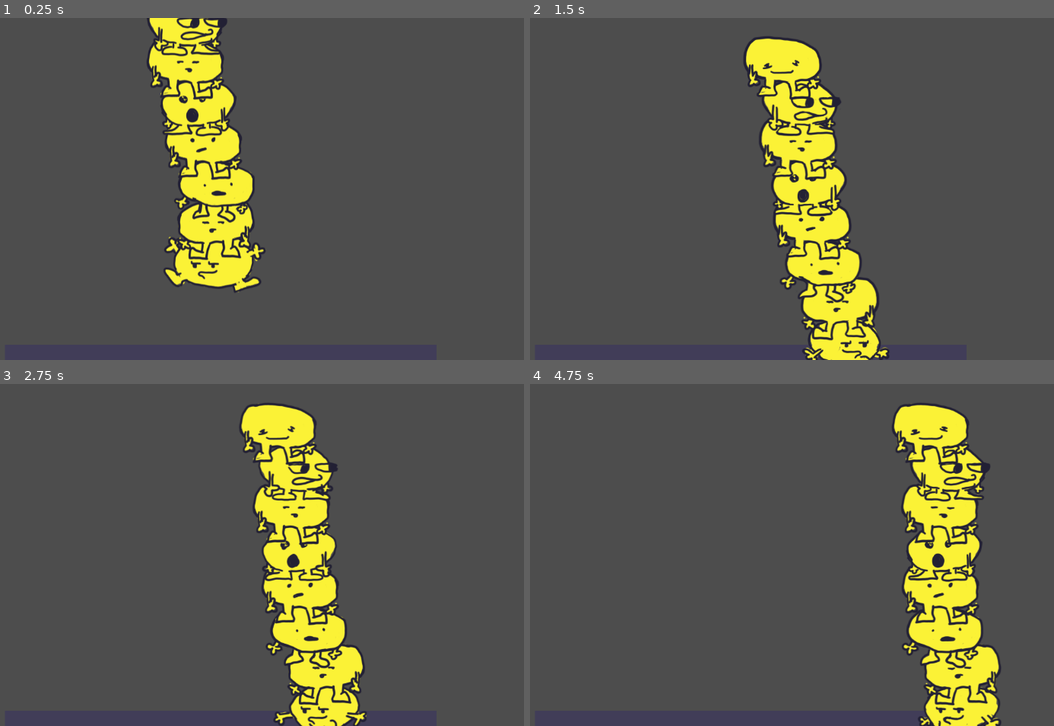
Above: before the commit, frames 1-4 (two rows, left to right).
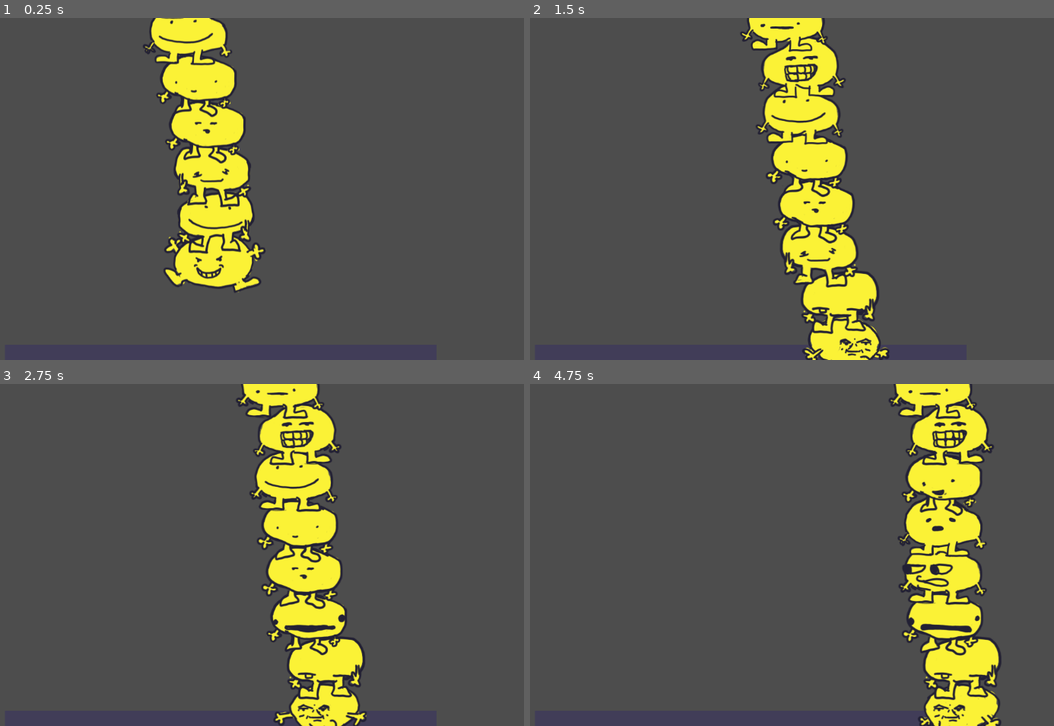
Above: after the commit, the same moments.

Repository: JCoMcL/ld56
Game: Godot game, scene res://level.tscn
Two runs of this game, one before a commit and one after it. Both use one fixed random seed, a clock stepped at 60 frames per second and the inputs below.
Inputs (mouse positions are in pixels of both pictures, inside the frame that each line leads up to):
- Up to frame 1 (0.25 s): no input
- Up to frame 2 (1.5 s): tap Enter (ui_accept) at 0.5, 0.77 s; move the mouse to (744, 308) at 0.52 s; press the mouse at (744, 308) at 0.53 s; hold D (go_right) from 0.53 s (still down); move the mouse to (807, 298) at 1.27 s; release the mouse at (807, 298) at 1.28 s; click (807, 298) at 1.35 s
- Up to frame 3 (2.75 s): tap Enter (ui_accept) at 1.52 s; move the mouse to (345, 623) at 2.02 s; release D (go_right) at 2.03 s; press the mouse at (345, 623) at 2.03 s; hold A (go_left) from 2.03 s (still down)
- Up to frame 4 (4.75 s): move the mouse to (833, 582) at 2.77 s; release A (go_left) at 2.78 s; release the mouse at (833, 582) at 2.78 s; hold D (go_right) 2.78-4.28 s; click (833, 582) at 2.85 s; tap Enter (ui_accept) at 3.02, 3.77, 4.52 s; move the mouse to (870, 544) at 3.52 s; press the mouse at (870, 544) at 3.53 s; move the mouse to (954, 503) at 4.27 s; release the mouse at (954, 503) at 4.28 s; hold A (go_left) from 4.28 s (still down); click (954, 503) at 4.35 s

The runs differ from the first frame. In frame 1, 6.3% of the frame differs, in the area x 27-49%, y 0-77%; in frame 2, 9.1%; in frame 3, 9.3%; in frame 4, 9.3%, in the area x 68-90%, y 0-100%.

Commit message:
add poke action back into the game

Diff:
--- /dev/null
+++ b/animationMaster.gd
@@ -0,0 +1,20 @@
+extends "res://animationSwitcher.gd"
+
+func pick_new_idle():
+	super.pick_new_idle()
+	$Face.pick_new_idle()
+
+func idle(pick_new: bool = false):
+	super.idle(pick_new)
+	$Face.idle(pick_new)
+
+func play_exclusive(s: StringName):
+	play(s)
+	$Face.visible = false
+
+func on_exclusive_finished():
+	$Face.visible = true
+
+func _ready() -> void:
+	animation_changed.connect(on_exclusive_finished)
+	super._ready()
--- a/animationSwitcher.gd
+++ b/animationSwitcher.gd
@@ -4,13 +4,20 @@
 @export var reserved_animations: Array[StringName] = []
 var rng = RandomNumberGenerator.new()
 
+func transition():
+	idle()
+
 var current_idle
+func pick_new_idle():
+	current_idle = idle_animations.pick_random()
+
 func idle(pick_new: bool = false):
 	if pick_new or not current_idle:
-		current_idle = idle_animations.pick_random()
+		pick_new_idle()
 	play(current_idle)
 
 func _ready() -> void:
+	animation_finished.connect(transition)
 	if not idle_animations.size():
 		for s in sprite_frames.get_animation_names():
 			if s not in reserved_animations:
--- a/click_detector.gd
+++ b/click_detector.gd
@@ -1,14 +1,24 @@
 extends Area2D
 
-signal on_nearby_click(target: CharacterBody2D)
+@export var enabled: bool = true
+
+signal nearby_click(target: Vector2)
 
 func inhibit():
+	#collision_layer = 0
 	input_pickable = false
+	enabled = false
 func enable():
+	collision_layer = 4
 	input_pickable = true
+	enabled = true
+
 func _ready():
-	collision_layer = 4
-	on_nearby_click.connect(debug_msg)
+	if enabled:
+		enable()
+	else:
+		inhibit()
+	nearby_click.connect(debug_msg)
 
-func debug_msg(target: CharacterBody2D):
-	get_parent().identify("Targeting {0}".format([target.label]))
+func debug_msg(target: Vector2):
+	get_parent().identify("Targeting {0}".format([target]))
--- a/guort.gd
+++ b/guort.gd
@@ -21,6 +21,7 @@
 func _ready() -> void:
 	landed.connect(on_stop)
 	stopped.connect(on_stop)
+	$ClickDetector.nearby_click.connect(on_nearby_click)
 	identify()
 
 func set_facing(direction: int):
@@ -60,8 +61,6 @@
 
 func idle(new_idle=false):
 	$Body.idle(new_idle)
-	$Body/Face.idle(new_idle)
-
 
 func bottom_behaviour(delta: float) -> void:
 	if not is_on_floor():
@@ -78,13 +77,19 @@
 	track_if_landed()
 	move_and_slide()
 
+func on_nearby_click(where: Vector2):
+	if where.y < 0:
+		poke_up()
+	else:
+		poke_down()
+
 func _physics_process(delta: float) -> void:
 	if down_neighbour == null:
 		bottom_behaviour(delta)
 
 # Behaviours
 func sleep():
-	$Body.play("palliative")
+	$Body.play("restive")
 	$Body/Face.play("sleep")
 	sleeping = true
 	$ClickDetector.inhibit()
@@ -92,3 +97,12 @@
 	sleeping = false
 	$ClickDetector.enable()
 	idle()
+func poke_up():
+	$Body.play_exclusive("poke_up")
+	up_neighbour.poked()
+func poke_down():
+	$Body.play_exclusive("poke_down")
+	down_neighbour.poked()
+func poked():
+	$Body.play_exclusive(["shock_0", "shock_1", "shock_2"].pick_random())
+	$Body.pick_new_idle()
--- a/guort.tscn
+++ b/guort.tscn
@@ -20,6 +20,8 @@
 [ext_resource type="Script" path="res://animationSwitcher.gd" id="13_esvsc"]
 [ext_resource type="Texture2D" uid="uid://d3hqnj5uy2xr3" path="res://gourts/faces/face0064.png" id="14_c8prt"]
 [ext_resource type="Texture2D" uid="uid://dlkj78s86n8" path="res://gourts/bodies/body0012.png" id="14_dml2x"]
+[ext_resource type="Texture2D" uid="uid://bjsx0l57gxy28" path="res://gourts/gourt0004.png" id="14_k7fod"]
+[ext_resource type="Texture2D" uid="uid://8j0xp5hfe5ss" path="res://gourts/guort0003.png" id="15_3jowo"]
 [ext_resource type="Texture2D" uid="uid://dy6me5hs523se" path="res://gourts/bodies/body0013.png" id="15_u1wb2"]
 [ext_resource type="Texture2D" uid="uid://dgwxer437hiep" path="res://gourts/faces/face0065.png" id="15_v4in6"]
 [ext_resource type="Texture2D" uid="uid://c4xa8cnumb7jm" path="res://gourts/bodies/body0014.png" id="16_6ee4t"]
@@ -30,16 +32,20 @@
 [ext_resource type="Texture2D" uid="uid://02hmh8m84g28" path="res://gourts/bodies/body0016.png" id="18_kkqxh"]
 [ext_resource type="Texture2D" uid="uid://cg0a13puxaxvi" path="res://gourts/bodies/body0019.png" id="18_plamk"]
 [ext_resource type="Texture2D" uid="uid://xkcwvqlslti2" path="res://gourts/faces/face0039.png" id="18_wpwo2"]
+[ext_resource type="Texture2D" uid="uid://dnvr1emxm1cvw" path="res://gourts/guort0002.png" id="19_8fgs7"]
 [ext_resource type="Texture2D" uid="uid://chw5mgotbc0ux" path="res://gourts/bodies/body0020.png" id="19_u2y0g"]
 [ext_resource type="Texture2D" uid="uid://gca7jcf6hj15" path="res://gourts/faces/face0066.png" id="19_xfcq7"]
 [ext_resource type="Texture2D" uid="uid://bpu0r3hre0acu" path="res://gourts/bodies/body0017.png" id="19_xn25c"]
 [ext_resource type="Texture2D" uid="uid://beteydpkr2vv7" path="res://gourts/faces/face0067.png" id="20_c6ysu"]
+[ext_resource type="Texture2D" uid="uid://bbbi40aqkcm3e" path="res://gourts/guort0001.png" id="20_cskdu"]
 [ext_resource type="Texture2D" uid="uid://ca2lh07gqangg" path="res://gourts/faces/face0068.png" id="21_qnpdg"]
+[ext_resource type="Texture2D" uid="uid://cno1qlxu4slt4" path="res://gourts/guort0000.png" id="21_uuabe"]
 [ext_resource type="Texture2D" uid="uid://bs4vdm2dndxn1" path="res://gourts/faces/face0042.png" id="22_02ip1"]
 [ext_resource type="Texture2D" uid="uid://dvchkuwifkcct" path="res://gourts/faces/face0043.png" id="23_dga5g"]
 [ext_resource type="Texture2D" uid="uid://be50u6yu6qqhv" path="res://gourts/faces/face0044.png" id="24_6yf2h"]
 [ext_resource type="Texture2D" uid="uid://d200bf1hmjfcl" path="res://gourts/faces/face0036.png" id="25_gcwi5"]
 [ext_resource type="Texture2D" uid="uid://cx3jmkb3m52l0" path="res://gourts/faces/face0037.png" id="26_8xmrh"]
+[ext_resource type="Script" path="res://animationMaster.gd" id="26_olj8s"]
 [ext_resource type="Texture2D" uid="uid://bpkwni0loj18p" path="res://gourts/faces/face0038.png" id="27_ixrka"]
 [ext_resource type="Texture2D" uid="uid://cig2ss8xj70gq" path="res://gourts/faces/face0069.png" id="27_uv55e"]
 [ext_resource type="Texture2D" uid="uid://ygf3jq7ft8aw" path="res://gourts/faces/face0070.png" id="28_7ugdm"]
@@ -164,6 +170,22 @@
 }, {
 "frames": [{
 "duration": 1.0,
+"texture": ExtResource("14_k7fod")
+}],
+"loop": false,
+"name": &"poke_down",
+"speed": 9.0
+}, {
+"frames": [{
+"duration": 1.0,
+"texture": ExtResource("15_3jowo")
+}],
+"loop": false,
+"name": &"poke_up",
+"speed": 9.0
+}, {
+"frames": [{
+"duration": 1.0,
 "texture": ExtResource("1_mun3l")
 }, {
 "duration": 1.0,
@@ -175,6 +197,30 @@
 "loop": true,
 "name": &"restive",
 "speed": 13.0
+}, {
+"frames": [{
+"duration": 1.0,
+"texture": ExtResource("19_8fgs7")
+}],
+"loop": false,
+"name": &"shock_0",
+"speed": 16.0
+}, {
+"frames": [{
+"duration": 1.0,
+"texture": ExtResource("20_cskdu")
+}],
+"loop": false,
+"name": &"shock_1",
+"speed": 10.0
+}, {
+"frames": [{
+"duration": 1.0,
+"texture": ExtResource("21_uuabe")
+}],
+"loop": false,
+"name": &"shock_2",
+"speed": 8.0
 }, {
 "frames": [{
 "duration": 1.0,
@@ -595,16 +641,15 @@
 
 [node name="Body" type="AnimatedSprite2D" parent="."]
 sprite_frames = SubResource("SpriteFrames_7rkiu")
-animation = &"furtive"
-frame_progress = 0.090169
-script = ExtResource("13_esvsc")
+animation = &"poke_down"
+script = ExtResource("26_olj8s")
 idle_animations = Array[StringName]([&"furtive", &"pensive", &"sordive", &"advantive"])
 
 [node name="Face" type="AnimatedSprite2D" parent="Body"]
 position = Vector2(0, 8)
 sprite_frames = SubResource("SpriteFrames_matdj")
 animation = &"listless"
-frame_progress = 0.799064
+frame_progress = 0.08544
 script = ExtResource("13_esvsc")
 reserved_animations = Array[StringName]([&"sleep"])
 
@@ -615,7 +660,7 @@
 shape = SubResource("CapsuleShape2D_ra35n")
 
 [node name="Socket" type="Node2D" parent="."]
-position = Vector2(-17, -76)
+position = Vector2(-17, -88)
 script = ExtResource("90_nr5he")
 speed = 3.9
 
--- a/mouse.gd
+++ b/mouse.gd
@@ -19,8 +19,10 @@
 			return
 
 		collision_objects.sort_custom(compare_distance)
-		var target = collision_objects.pop_front().collider.get_parent()
-		for c in collision_objects:
-			if c.collider.input_pickable:
-				c.collider.on_nearby_click.emit(target)
+
+		collision_objects.pop_front()
+		for col_obj in collision_objects:
+			var c = col_obj.collider
+			if c.input_pickable:
+				c.nearby_click.emit(c.to_local(query.position))
 				return
--- a/socket.gd
+++ b/socket.gd
@@ -20,13 +20,19 @@
 	start_flip.connect(flip_socket_of_attached)
 
 
+func try_get_child():
+	if get_child_count():
+		return get_child(0)
+	else:
+		return null
+
 func flip_attached():
-	var child = get_child(0)
+	var child = try_get_child()
 	if child:
 		child.flip_self()
 
 func flip_socket_of_attached():
-	var child = get_child(0)
+	var child = try_get_child()
 	if child:
 		child.flip_socket()
 
Binary file added: gourts/guort0000.png
Not shown, added: gourts/guort0000.png.import
Binary file added: gourts/guort0001.png
Not shown, added: gourts/guort0001.png.import
Binary file added: gourts/guort0002.png
Not shown, added: gourts/guort0002.png.import
Binary file added: gourts/guort0003.png
Not shown, added: gourts/guort0003.png.import
Not shown: 1 places in guort.tscn that only renumber resources
